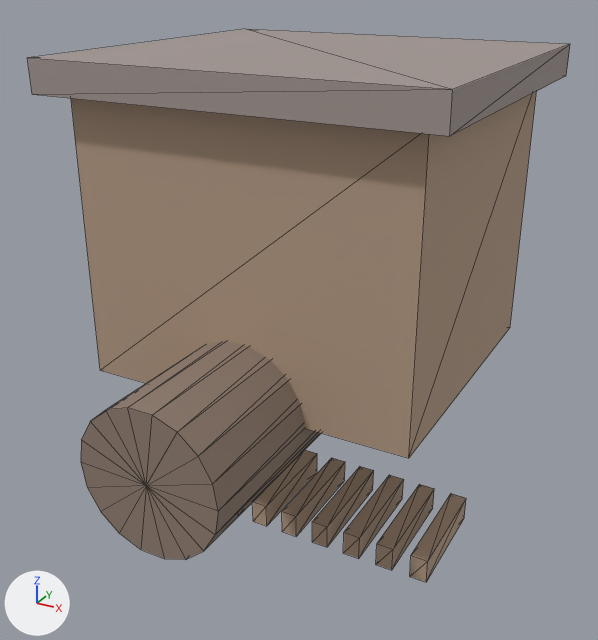
An edit to the glTF model public/builder-assets/openlife/treehouse.glb, drawn before and after from the same camera.
Before and after are seen from a 50 mm camera at (2.44, -4.68, 4.43) aimed at (-0.13, -0.01, 2.09). Arrows for +X, +Y and +Z are at lower left; the lights stay in place. The first picture is the older version. Mesh edges are drawn as thin lines. Where no turn or scale is listed for an object, it has been applied to the vertices.

Names of what the first picture shows: 'part_00', 'part_01', 'part_02', 'part_06', 'part_07', 'part_08', 'part_09', 'part_10', 'part_11'.
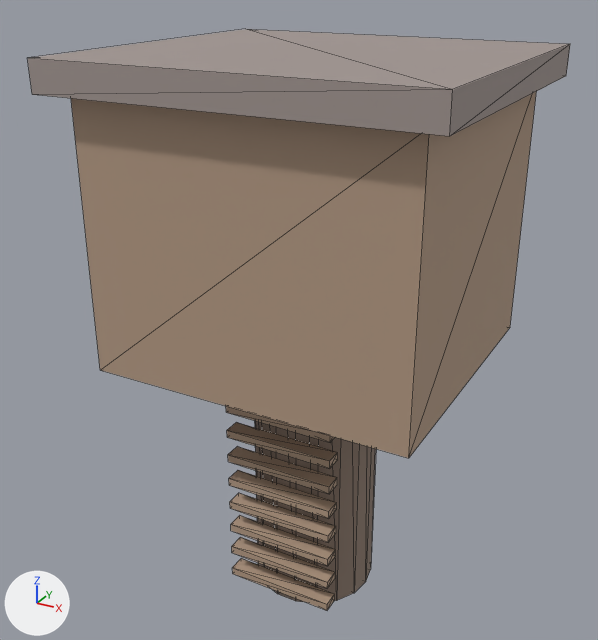
Boxes [x1, y1, x2, y2] around the edits, measured in the pictures (598 x 640 px):
'part_02', moved, turned
    before: [81, 341, 321, 559]
    after: [255, 421, 376, 602]
'part_09', moved, turned, rescaled
    before: [343, 475, 404, 558]
    after: [227, 422, 338, 469]
'part_06', moved, turned, rescaled
    before: [253, 450, 317, 526]
    after: [230, 493, 336, 542]
'part_07', moved, turned, rescaled
    before: [282, 458, 345, 536]
    after: [229, 470, 337, 519]
'part_10', moved, turned, rescaled
    before: [376, 484, 434, 570]
    after: [226, 406, 335, 442]
'part_11', moved, turned, rescaled (not visible afterwards)
    before: [410, 494, 466, 582]
'part_05', moved, turned, rescaled (not visible before)
    after: [231, 515, 336, 566]
'part_04', moved, turned, rescaled (not visible before)
    after: [232, 537, 335, 589]
'part_03', moved, turned, rescaled (not visible before)
    after: [232, 558, 335, 610]

The edits, one by one:
Object 'part_02' (ob_part_02) moves from (0.0, 0.0, 0.0) to (0.0, 1.9, 1.9).
Object 'part_02' (ob_part_02) turns from (0, 0, 0) to (90, 0, 0) degrees about x, y and z.
Object 'part_03' (ob_part_03) moves from (0.0, 0.0, 0.0) to (0.0, 0.497, -0.0367).
Object 'part_03' (ob_part_03) turns from (0, 0, 0) to (0, 0, 90) degrees about x, y and z.
Object 'part_03' (ob_part_03) is rescaled from (1.0, 1.0, 1.0) to (1.0, 1.0, 0.333).
Object 'part_04' (ob_part_04) moves from (0.0, 0.0, 0.0) to (0.0, 0.247, 0.163).
Object 'part_04' (ob_part_04) turns from (0, 0, 0) to (0, 0, 90) degrees about x, y and z.
Object 'part_04' (ob_part_04) is rescaled from (1.0, 1.0, 1.0) to (1.0, 1.0, 0.333).
Object 'part_05' (ob_part_05) moves from (0.0, 0.0, 0.0) to (0.0, -0.003, 0.363).
Object 'part_05' (ob_part_05) turns from (0, 0, 0) to (0, 0, 90) degrees about x, y and z.
Object 'part_05' (ob_part_05) is rescaled from (1.0, 1.0, 1.0) to (1.0, 1.0, 0.333).
Object 'part_06' (ob_part_06) moves from (0.0, 0.0, 0.0) to (0.0, -0.253, 0.563).
Object 'part_06' (ob_part_06) turns from (0, 0, 0) to (0, 0, 90) degrees about x, y and z.
Object 'part_06' (ob_part_06) is rescaled from (1.0, 1.0, 1.0) to (1.0, 1.0, 0.333).
Object 'part_07' (ob_part_07) moves from (0.0, 0.0, 0.0) to (0.0, -0.503, 0.763).
Object 'part_07' (ob_part_07) turns from (0, 0, 0) to (0, 0, 90) degrees about x, y and z.
Object 'part_07' (ob_part_07) is rescaled from (1.0, 1.0, 1.0) to (1.0, 1.0, 0.333).
Object 'part_09' (ob_part_09) moves from (0.0, 0.0, 0.0) to (0.0, -1.003, 1.163).
Object 'part_09' (ob_part_09) turns from (0, 0, 0) to (0, 0, 90) degrees about x, y and z.
Object 'part_09' (ob_part_09) is rescaled from (1.0, 1.0, 1.0) to (1.0, 1.0, 0.333).
Object 'part_10' (ob_part_10) moves from (0.0, 0.0, 0.0) to (0.0, -1.253, 1.363).
Object 'part_10' (ob_part_10) turns from (0, 0, 0) to (0, 0, 90) degrees about x, y and z.
Object 'part_10' (ob_part_10) is rescaled from (1.0, 1.0, 1.0) to (1.0, 1.0, 0.333).
Object 'part_11' (ob_part_11) moves from (0.0, 0.0, 0.0) to (0.0, -1.503, 1.563).
Object 'part_11' (ob_part_11) turns from (0, 0, 0) to (0, 0, 90) degrees about x, y and z.
Object 'part_11' (ob_part_11) is rescaled from (1.0, 1.0, 1.0) to (1.0, 1.0, 0.333).
